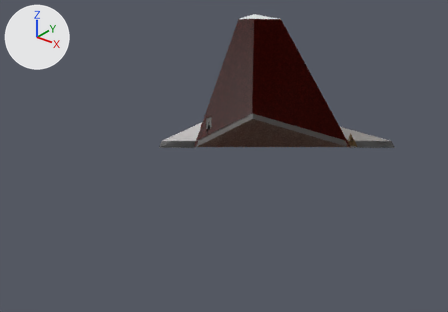
One commit to the glTF model site/public/scene.glb: the scene before it, then after it.
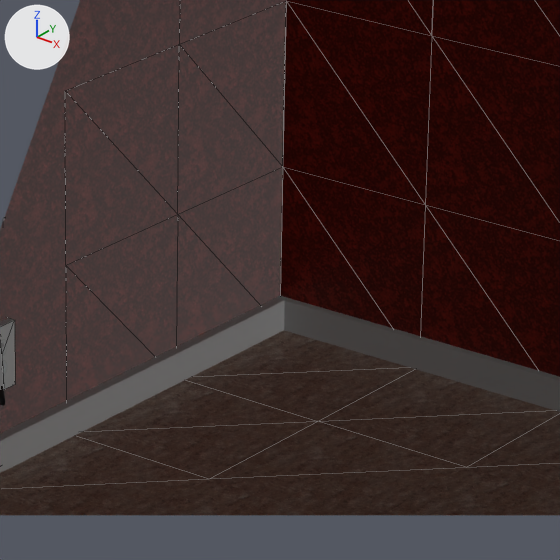
There are two pictures of each version: one whole from a 50 mm lens placed at (22.09, -28.06, 18.26), pointed at (0.79, -1.44, 1.76), one close up on the part from 47% to 66% of the width and 22% to 49% of the height. The lights are fixed; the arrows at upper left show +X, +Y and +Z. The close-ups show mesh edges as thin lines. Everything nearer to the camera than a plane just in front of the edit is cut away. Where no turn or scale is listed for an object, it has been applied to the vertices.

The older version as bpy lines, for what is in view:
```python
me_cube_005 = bpy.data.meshes.new('Cube.005')
me_cube_005.from_pydata(...)  # 8 vertices, 10 faces; spans x -1.0..1.0, y -1.0..1.0, z -1.2..1.0
me_cube_005.materials.append(mat_wallplug)  # picture img_plug128
me_cube_013 = bpy.data.meshes.new('Cube.013')
me_cube_013.from_pydata(...)  # a box spanning x -1.0..1.0, y -1.0..1.0, z -1.0..1.0
me_cube_013.materials.append(mat_ceiling)  # light grey #d4d4d4
me_plane_032 = bpy.data.meshes.new('Plane.032')
me_plane_032.from_pydata(...)  # 64 vertices, 72 faces; spans x 0.0, y -8.0..8.0, z -4.0..4.0
me_plane_032.materials.append(mat_woodplank)  # picture img_wall128
ob_basseboard_002 = bpy.data.objects.new('Basseboard.002', me_cube_013)
ob_basseboard_002.location = (0.0, 8.91, 0.17)
ob_basseboard_002.rotation_euler = (0.0, 0.0, 1.571)  # degrees (0, 0, 90)
ob_basseboard_002.scale = (-1.0, -8.18, -0.207)
ob_cube = bpy.data.objects.new('Cube', me_cube_005)
ob_cube.location = (-4.06, 2.78, 1.27)
ob_cube.rotation_euler = (0.0, 0.0, 3.142)  # degrees (0, 0, 180)
ob_cube.scale = (-0.148, -0.245, -0.343)
ob_plane_005 = bpy.data.objects.new('Plane.005', me_plane_032)
ob_plane_005.location = (-4.0, 0.0, 3.99)
# also in view: 'Carpet.009' at (2.0, 0.0, 0.0); 'Basseboard' at (-4.87, 0.0, 0.17); 'Plane.052' at (2.0, 8.0, 3.99)
```
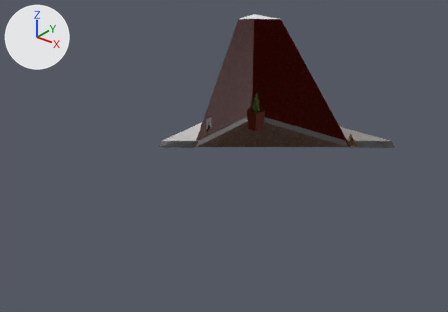
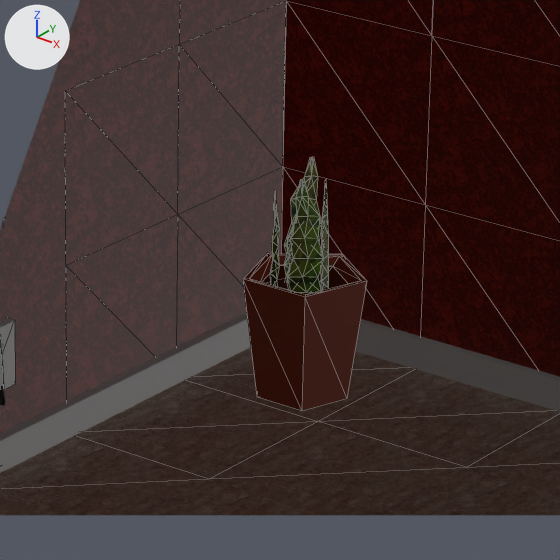
Commit message: Added snakeplant to room

What differs and where, as boxes [x1, y1, x2, y2] in the close-ups (560 x 560 px):
'Snakeplant', added (red)
    after: [243, 157, 367, 410]
    faces in mat_pot (brown #923b23): [243, 253, 367, 410]
    faces in mat_snakeplant (picture img_snakeplant128): [270, 157, 329, 293]
    faces in mat_dirt (brown #5e2503): [262, 266, 348, 295]

Edits to the bpy script that builds the scene:
```text
Add img_snakeplant128:
    img_snakeplant128 = load_image('snakeplant128', '_unpacked/snakeplant128', 128, 128, 'sRGB')
Add mat_snakeplant:
    mat_snakeplant = principled_material('Snakeplant')
    mat_snakeplant.texture = img_snakeplant128
Add mat_dirt:
    mat_dirt = principled_material('Dirt')
    mat_dirt.base_color = (0.112, 0.0186, 0.000774)  # brown #5e2503
Add mat_pot:
    mat_pot = principled_material('Pot')
    mat_pot.base_color = (0.289, 0.0443, 0.0171)  # brown #923b23
Add me_cylinder_003:
    me_cylinder_003.from_pydata(...)  # 188 vertices, 324 faces; spans x -0.69..0.69, y -0.59..0.73, z -0.73..2.03
    # faces by material slot: [288, 33, 3]
    me_cylinder_003.materials.append(mat_snakeplant)  # picture img_snakeplant128
    me_cylinder_003.materials.append(mat_pot)  # brown #923b23
    me_cylinder_003.materials.append(mat_dirt)  # brown #5e2503
Add ob_snakeplant:
    ob_snakeplant = bpy.data.objects.new('Snakeplant', me_cylinder_003)
    ob_snakeplant.location = (-2.63, 6.57, 0.72)
```
